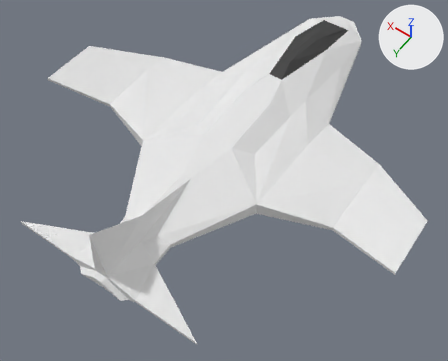
The Blender file ext/Blender/Spaceship.blend, before and after one commit.
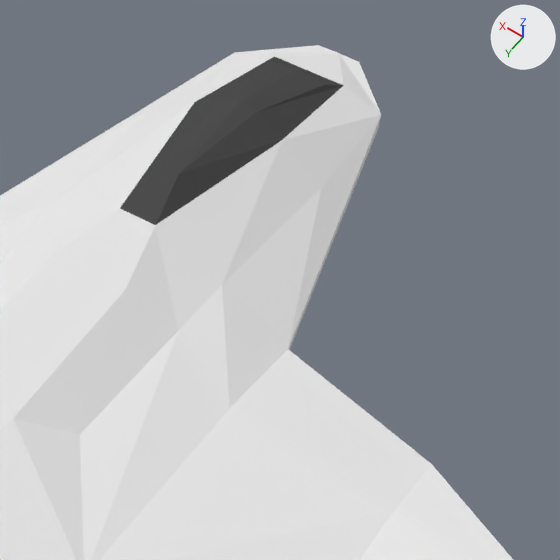
Old and new are each drawn whole from a 50 mm camera at (-0.035, 0.0526, 0.0696) aimed at (-0.002, 0.0064, -0.003) and again close up on the part from 51% to 95% of the width and 0% to 55% of the height. The lights are fixed; the arrows at upper right show +X, +Y and +Z.

The scene before the commit, as lines of its bpy script (objects in view):
```python
me_cube_001 = bpy.data.meshes.new('Cube.001')
me_cube_001.from_pydata(...)  # 96 vertices, 84 faces; spans x -0.03..0.0, y -0.0307..0.034, z -0.0039..0.01
# faces by material slot: [70, 6, 8]
me_cube_001.materials.append(mat_plane)  # white #e7e7e7
me_cube_001.materials.append(mat_window)  # dark grey #4e4e4e
me_cube_001.materials.append(mat_exhaust)  # black #000000
ob_rocket = bpy.data.objects.new('Rocket', me_cube_001)
ob_rocket.location = (0.0, 0.0, 0.0)
ob_rocket.rotation_euler = (0.0, 0.0, 3.142)  # degrees (0, 0, 180)
_m = ob_rocket.modifiers.new('Mirror', 'MIRROR')
```
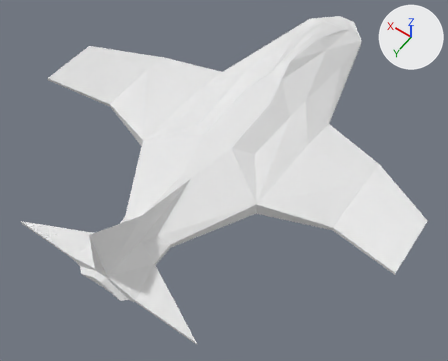
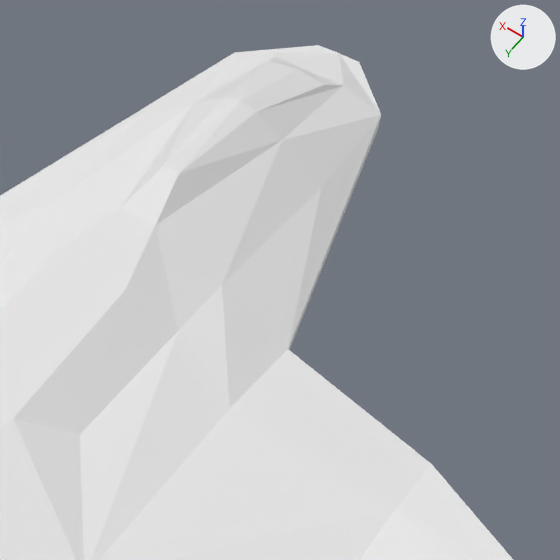
Pixel boxes (x1, y1, x2, y2) of what changed, in the close-ups (560 x 560 px):
part 1 of me_cube_001, recoloured (grey to white): (120, 56, 344, 225) in both

Patch to the scene script:
```diff
--- a/ext/Blender/Spaceship.blend.py
+++ b/ext/Blender/Spaceship.blend.py
@@ me_cube_001 @@
 me_cube_001.from_pydata(...)  # 96 vertices, 84 faces; spans x -0.03..0.0, y -0.0307..0.034, z -0.0039..0.01
 # used by ob_rocket; location = (0.0, 0.0, 0.0); rotation_euler = (0.0, 0.0, 3.142), in degrees (0, 0, 180)
+# me_cube_001 part 1: all 6 faces that had it switch from mat_window (dark grey #4e4e4e) to no material
 me_cube_001.materials.append(mat_plane)
-me_cube_001.materials.append(mat_exhaust)  # black #000000
```
